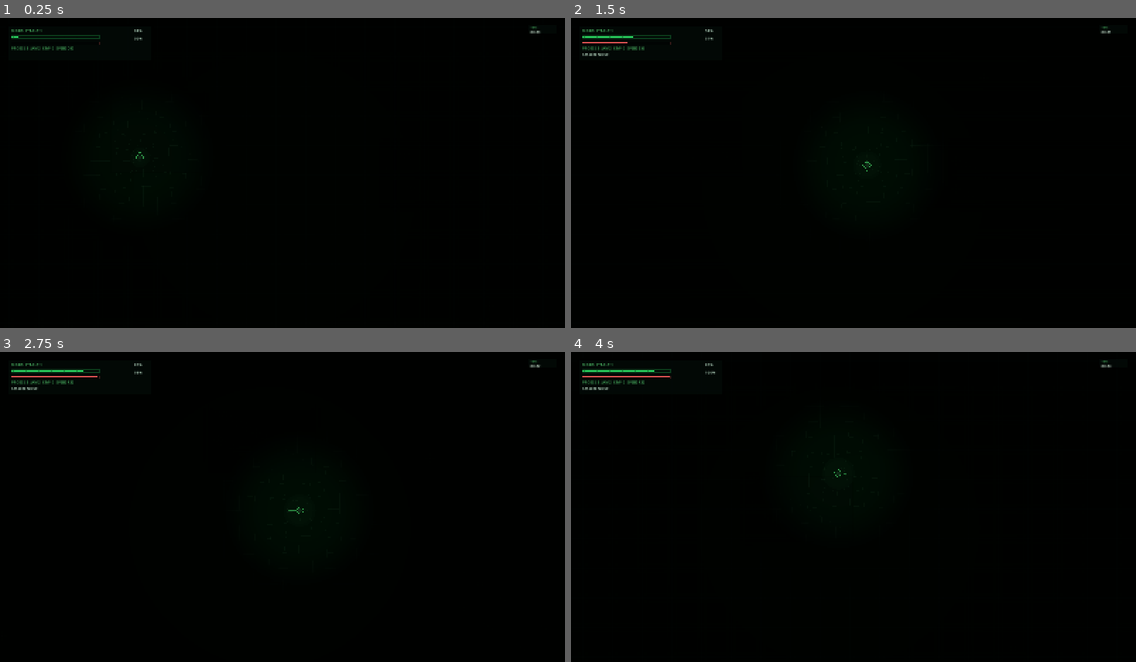
Above: before the commit, frames 1-4 (two rows, left to right).
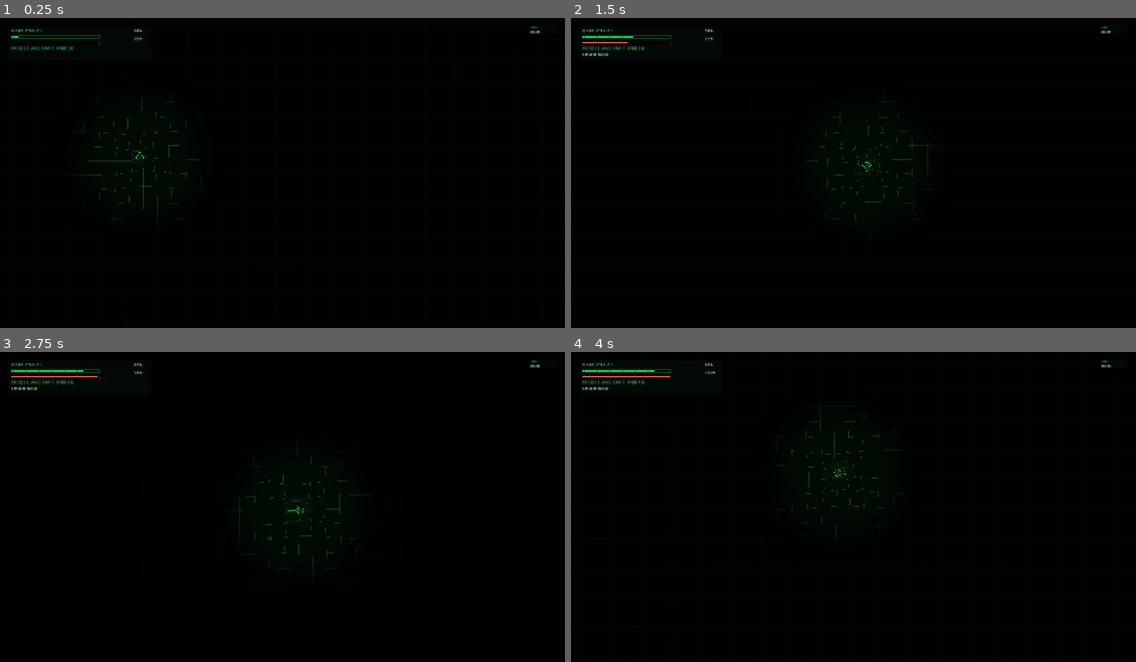
Above: after the commit, the same moments.

Repository: weeksdev/signal_dark
Game: Godot game, scene res://src/world/ArcadeWorld.tscn
The game is run twice, just before and just after one commit, with the same random seed, the same clock (stepped at 60 frames per second) and the same inputs. This scene is started directly instead of the project's main scene. Sound files missing from this copy of the repository are replaced by a short silence.
Inputs (mouse positions are in pixels of both pictures, inside the frame that each line leads up to):
- Up to frame 1 (0.25 s): no input
- Up to frame 2 (1.5 s): tap Enter at 0.5 s; move the mouse to (977, 160) at 0.52 s; hold D (move_right) 0.53-1.28 s; hold Space (boost) 0.53-1.28 s; move the mouse to (740, 191) at 1.27 s; hold S (move_down) from 1.28 s (still down); tap Space (boost) at 1.35 s
- Up to frame 3 (2.75 s): move the mouse to (339, 441) at 2.02 s; release S (move_down) at 2.03 s; hold D (move_right) from 2.03 s (still down); hold Space (boost) from 2.03 s (still down); tap C (emp) at 2.1 s
- Up to frame 4 (4 s): move the mouse to (825, 575) at 2.77 s; release D (move_right) at 2.78 s; release Space (boost) at 2.78 s; hold W (move_up) 2.78-3.53 s; click (825, 575) at 2.85 s; tap Space (boost) at 3.05, 3.8 s; move the mouse to (1023, 556) at 3.52 s; hold A (move_left) from 3.53 s (still down); hold F (hack) from 3.53 s (still down)

The runs differ from the first frame. In frame 1, 0.2% of the frame differs, in the area x 15-34%, y 29-62%; in frame 2, 0.2%; in frame 3, 0.2%; in frame 4, 0.2%.

Commit message:
Tune stealth grid readability

Diff:
--- a/src/fx/ColorSystem.gd
+++ b/src/fx/ColorSystem.gd
@@ -38,11 +38,11 @@
 
 
 func grid_color() -> Color:
-	return Color("0b1324") if in_combat else Color("15311d")
+	return Color("0f1a31") if in_combat else Color("2a663d")
 
 
 func haze_color() -> Color:
-	return Color("0d2112") if not in_combat else Color("030b16")
+	return Color("1b4126") if not in_combat else Color("030b16")
 
 
 func shadow_color() -> Color:
--- a/src/world/Grid.gd
+++ b/src/world/Grid.gd
@@ -95,9 +95,9 @@
 		var yi := int(y_start / spacing)
 		while y <= y_end:
 			if (xi + yi) % 3 == 0:
-				var flicker := 0.012 + 0.012 * (0.5 + 0.5 * sin(pulse * 1.3 + xi * 0.4 + yi * 0.7))
+				var flicker := 0.028 + 0.024 * (0.5 + 0.5 * sin(pulse * 1.3 + xi * 0.4 + yi * 0.7))
 				var node_color := ColorSystem.haze_color()
-				draw_circle(_warp_point(Vector2(x, y)), 1.3, Color(node_color.r * 1.4, node_color.g * 1.7, node_color.b * 1.2, flicker))
+				draw_circle(_warp_point(Vector2(x, y)), 1.7, Color(node_color.r * 1.7, node_color.g * 2.05, node_color.b * 1.34, flicker))
 			y += spacing * 2.0
 			yi += 2
 		x += spacing * 2.0
@@ -121,6 +121,8 @@
 
 func _draw_warped_grid(view_rect: Rect2) -> void:
 	var line_color := ColorSystem.grid_color()
+	var base_alpha := 0.42 if not ColorSystem.in_combat else 0.22
+	var major_alpha_boost := 0.085 if not ColorSystem.in_combat else 0.025
 	var attractors := _get_attractors()
 	var x_start: float = floor(view_rect.position.x / spacing) * spacing - spacing * 3.0
 	var x_end: float = ceil(view_rect.end.x / spacing) * spacing + spacing * 3.0
@@ -129,25 +131,25 @@
 	var x: float = x_start
 	var col := 0
 	while x <= x_end:
-		var alpha_boost := 0.025 if col % 5 == 0 else 0.0
+		var alpha_boost := major_alpha_boost if col % 5 == 0 else 0.0
 		var points := PackedVector2Array()
 		var y: float = y_start
 		while y <= y_end:
 			points.append(_warp_point(Vector2(x, y), attractors))
 			y += 24.0
-		draw_polyline(points, Color(line_color.r, line_color.g, line_color.b, 0.22 + alpha_boost), 0.7)
+		draw_polyline(points, Color(line_color.r, line_color.g, line_color.b, base_alpha + alpha_boost), 0.9)
 		x += spacing * 1.5
 		col += 1
 	var row := 0
 	var y2: float = y_start
 	while y2 <= y_end:
-		var alpha_boost_h := 0.025 if row % 5 == 0 else 0.0
+		var alpha_boost_h := major_alpha_boost if row % 5 == 0 else 0.0
 		var h_points := PackedVector2Array()
 		var x2: float = x_start
 		while x2 <= x_end:
 			h_points.append(_warp_point(Vector2(x2, y2), attractors))
 			x2 += 24.0
-		draw_polyline(h_points, Color(line_color.r, line_color.g, line_color.b, 0.22 + alpha_boost_h), 0.7)
+		draw_polyline(h_points, Color(line_color.r, line_color.g, line_color.b, base_alpha + alpha_boost_h), 0.9)
 		y2 += spacing * 1.5
 		row += 1
 
